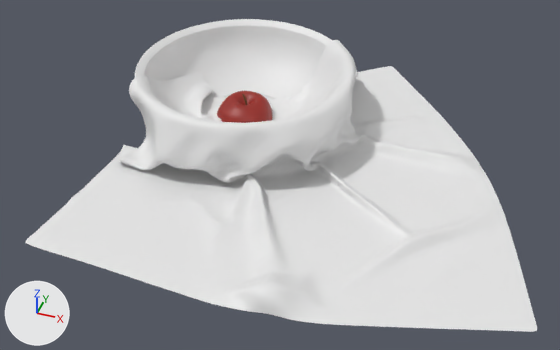
What one commit did to the Blender file cgboost-apple/apple-scene.blend.
The view is the same before and after, from a 50 mm camera at (3.28, -7.64, 5.47) aimed at (0.8, -0.92, 0.0). Lighting does not change. The marker at lower left points along +X, +Y and +Z.

The older version as bpy lines, for what is in view:
```python
ob_apple = bpy.data.objects.new('Apple', me_sphere_001)
ob_apple.location = (0.0, 0.0, 0.0)
ob_bowl = bpy.data.objects.new('Bowl', me_sphere)
ob_bowl.location = (0.0, 0.0, 0.0)
ob_fabric = bpy.data.objects.new('Fabric', me_plane)
ob_fabric.location = (1.218, -0.824, 2.399)
ob_fabric.rotation_euler = (-0.258, -0.176, 0.236)  # degrees (-15, -10, 14)
ob_handle = bpy.data.objects.new('Handle', me_cube)
ob_handle.location = (0.0, 0.0, 0.0)
ob_handle.rotation_euler = (3.142, 0.0, 0.0)  # degrees (180, 0, 0)
```
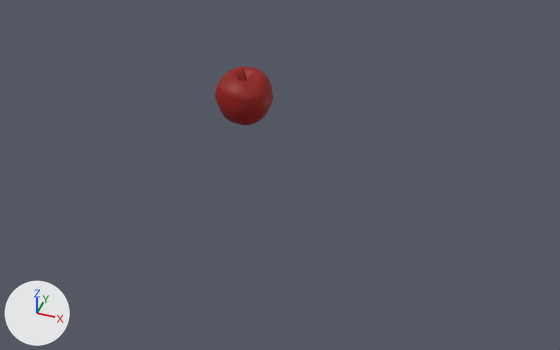
Pixel boxes (x1, y1, x2, y2) of what changed, in the pictures (560 x 350 px):
'Fabric', hidden: before (26, 40, 537, 332)
'Bowl', hidden: before (135, 19, 332, 100)
'Apple', moved: before (217, 91, 272, 123); after (215, 66, 273, 125)

Diff of the bpy script that builds the scene:
```diff
--- a/cgboost-apple/apple-scene.blend.py
+++ b/cgboost-apple/apple-scene.blend.py
@@ ob_apple @@
 ob_apple = bpy.data.objects.new('Apple', me_sphere_001)
-ob_apple.location = (0.0, 0.0, 0.0)
+ob_apple.location = (0.0, 0.0, 0.349)
 _m = ob_apple.modifiers.new('Subdivision', 'SUBSURF')
@@ ob_handle @@
 _m = ob_handle.modifiers.new('Subdivision', 'SUBSURF')
 _m.render_levels = 3
+ob_handle.hide_set(True)
@@ ob_bowl @@
 _m = ob_bowl.modifiers.new('Subdivision', 'SUBSURF')
 _m.render_levels = 3
+ob_bowl.hide_set(True)
@@ ob_fabric @@
 _m = ob_fabric.modifiers.new('Subdivision', 'SUBSURF')
 _m.render_levels = 3
+ob_fabric.hide_set(True)
```
